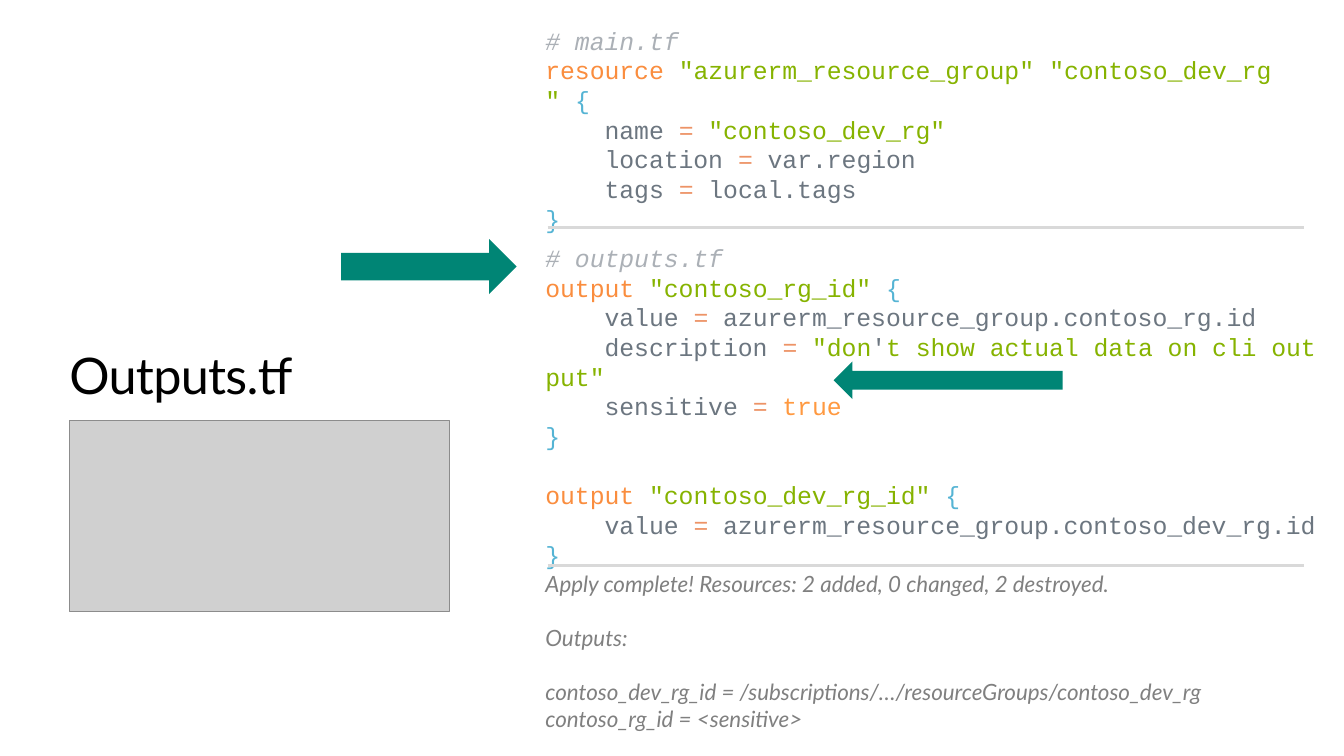
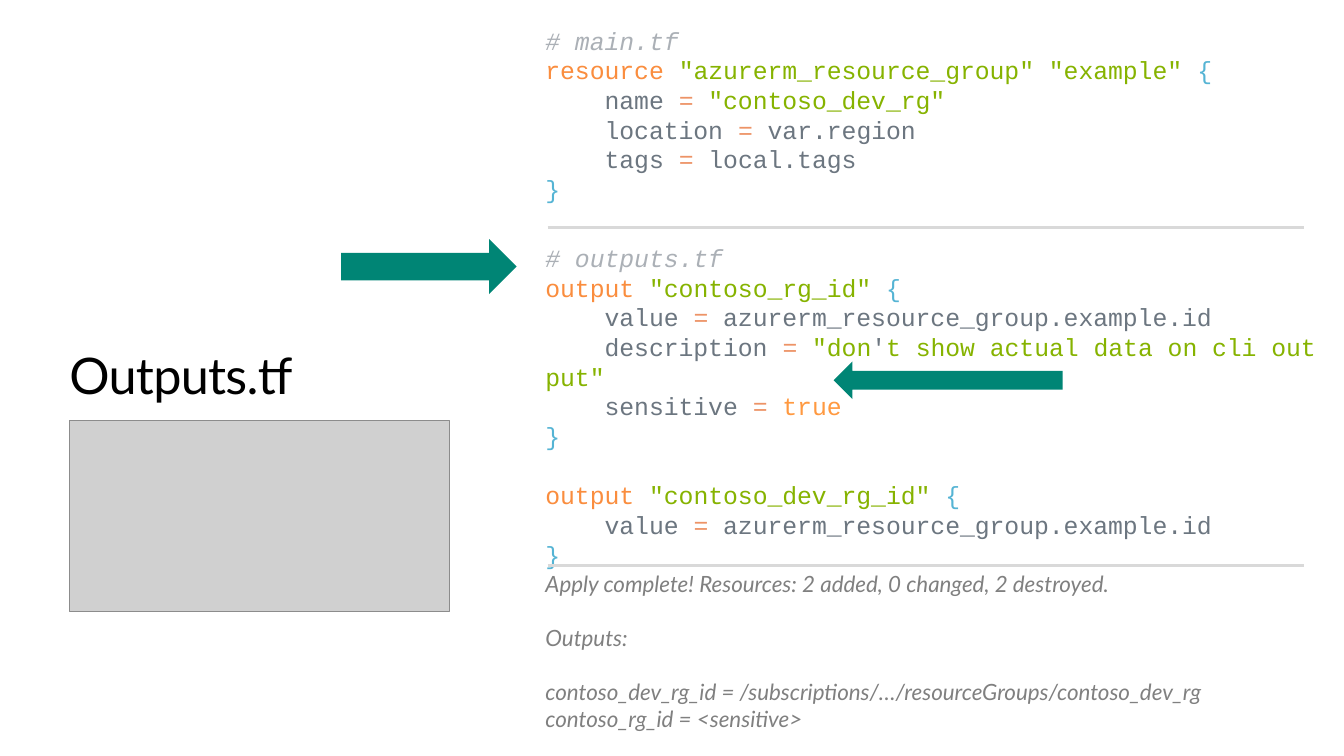
Before and after one commit to TIS-Cloud-Team/TF_Community_workshop, a slide deck: slide 31 of PPTs/02_core_workflow_and_configuration.pptx. Drawn at 1344x756 pixels with LibreOffice and Linux fonts; fonts in the diff are those of the drawing; grey boxes stand for pictures; background and template pictures are left out. Boxes give left, top, right and bottom in pixels: in the first picture for what was removed or moved away, otherwise in the second. Text is boxed around its words. In the diff, an @@ line names an element or a change of style, - is before the commit and + after.

```diff
--- a/PPTs/02_core_workflow_and_configuration.pptx
+++ b/PPTs/02_core_workflow_and_configuration.pptx
@@ text at [545,61,1182,84]: text changed @@
-resource "azurerm_resource_group" "contoso_dev_rg" {
+resource "azurerm_resource_group" "example" {
@@ text at [605,308,1212,331]: text changed @@
-value = azurerm_resource_group.contoso_rg.id
+value = azurerm_resource_group.example.id
@@ text at [605,516,1212,539]: text changed @@
-value = azurerm_resource_group.contoso_dev_rg.id
+value = azurerm_resource_group.example.id
```
Also in this commit, not shown: 7 other slides changed, 30 other files.
